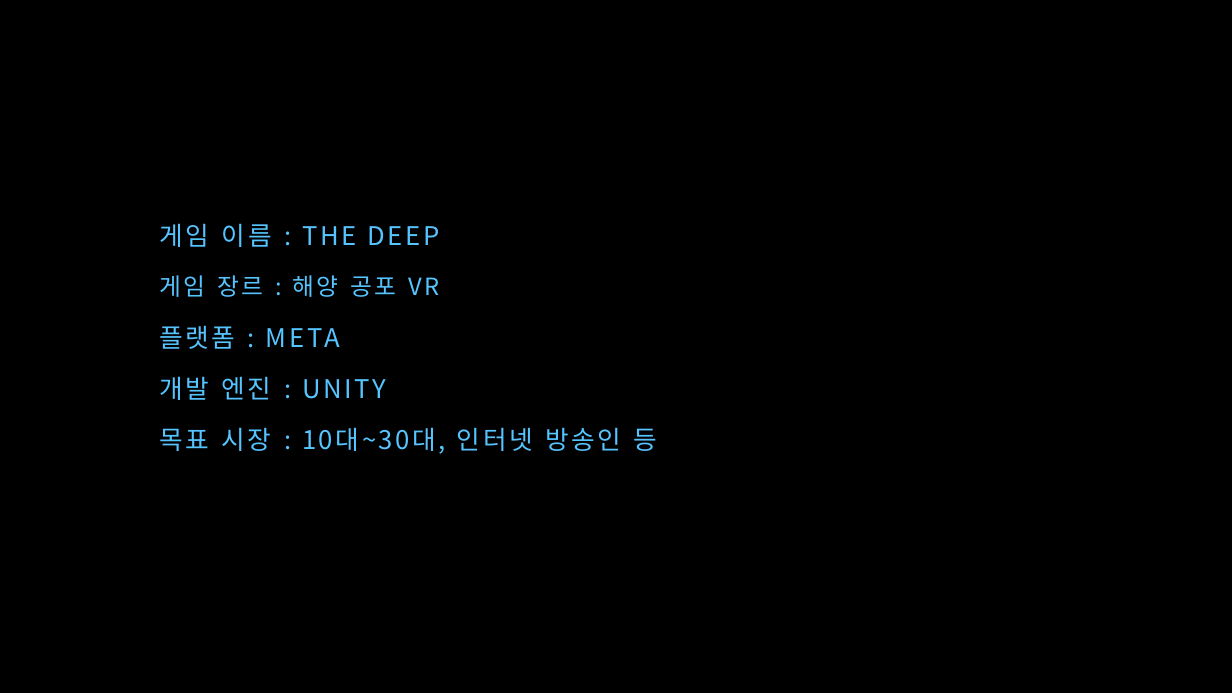
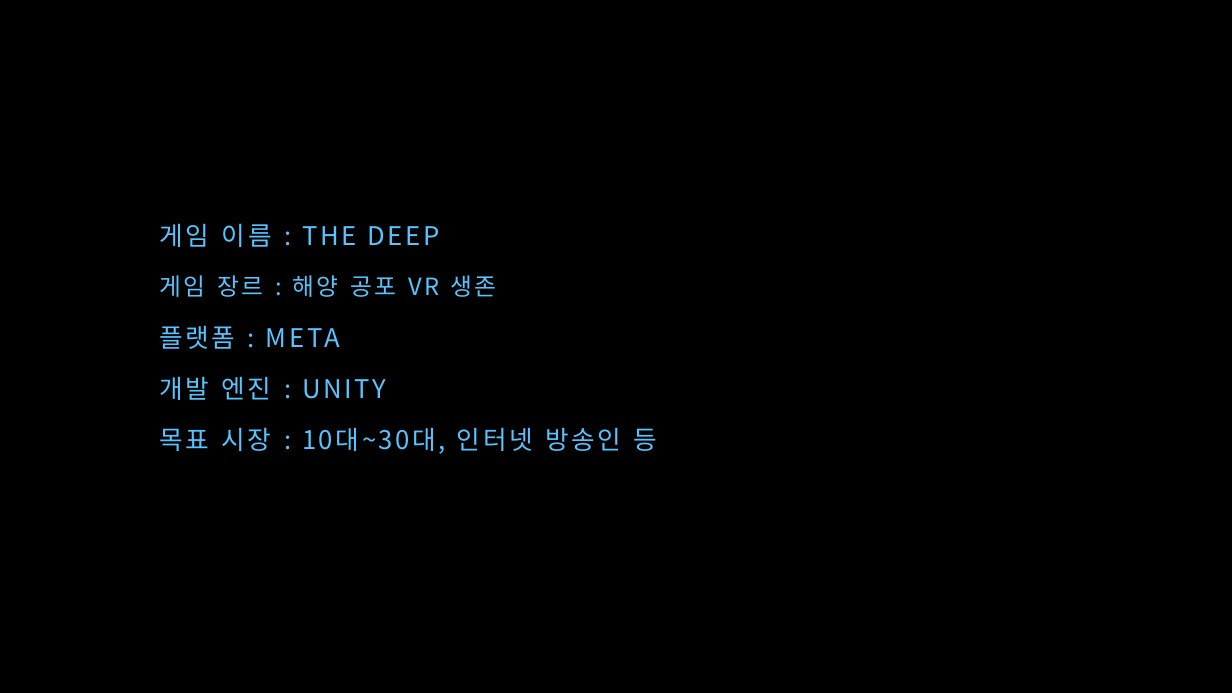
Before and after one commit to SoljikNim/MBC_DownThere, a slide deck: slide 3 of The Deep.pptx. Drawn at 1232x693 pixels with LibreOffice and Linux fonts; fonts in the diff are those of the drawing; background and template pictures are left out. Boxes give left, top, right and bottom in pixels: in the first picture for what was removed or moved away, otherwise in the second. Text is boxed around its words. In the diff, an @@ line names an element or a change of style, - is before the commit and + after.

```diff
--- a/The Deep.pptx
+++ b/The Deep.pptx
@@ text at (x1=159, y1=275, x2=496, y2=297): text changed @@
-게임 장르 : 해양 공포 VR
+게임 장르 : 해양 공포 VR 생존
```
Also in this commit, not shown: 3 other slides changed, 4 slides added, 8 slides removed, 3 other files.
